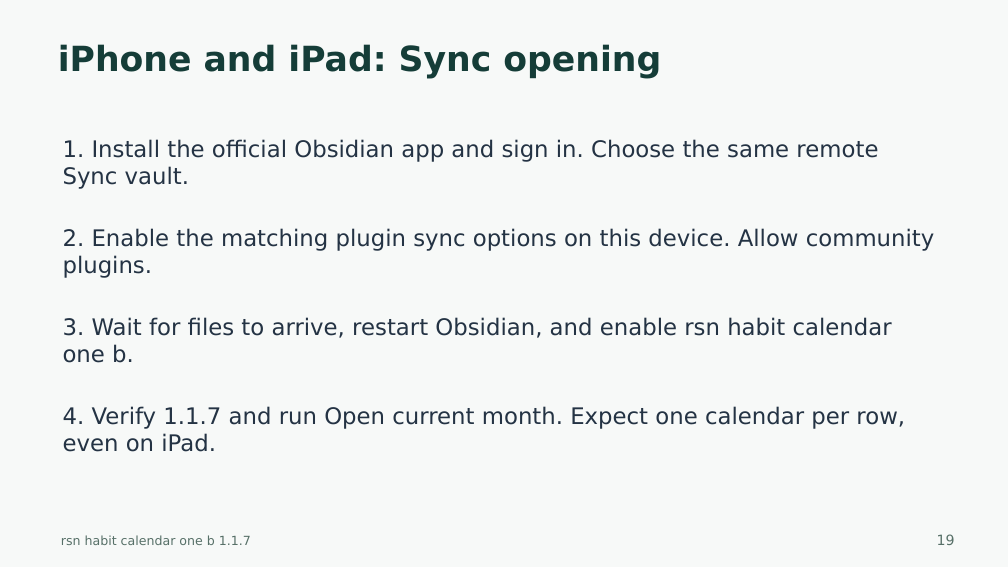
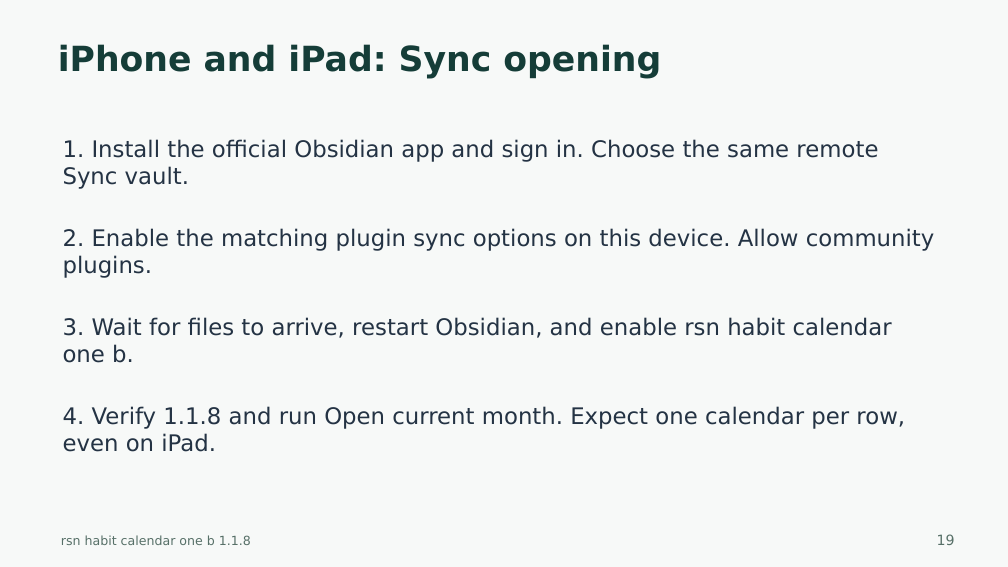
Before and after one commit to harharhari/rsn-habit-tracker-obsidian-plugin, a slide deck: slide 19 of docs/rsn-habit-calendar-one-b-tutorial.pptx. Drawn at 1008x567 pixels with LibreOffice and Linux fonts; fonts in the diff are those of the drawing. Boxes give left, top, right and bottom in pixels: in the first picture for what was removed or moved away, otherwise in the second. Text is boxed around its words. In the diff, an @@ line names an element or a change of style, - is before the commit and + after.

Commit message:
1. Warning taken care of: CSS lint 2. Habit Tracker Version 1.1.8 3. as on 2026-10-27

```diff
--- a/docs/rsn-habit-calendar-one-b-tutorial.pptx
+++ b/docs/rsn-habit-calendar-one-b-tutorial.pptx
@@ text at <box>63,406,905,452</box>: text changed @@
-4. Verify 1.1.7 and run Open current month. Expect one calendar per row, even on iPad.
+4. Verify 1.1.8 and run Open current month. Expect one calendar per row, even on iPad.
@@ text at <box>61,535,251,545</box>: text changed @@
-rsn habit calendar one b 1.1.7
+rsn habit calendar one b 1.1.8
```
Also in this commit, not shown: 44 other slides changed, 31 other files.
